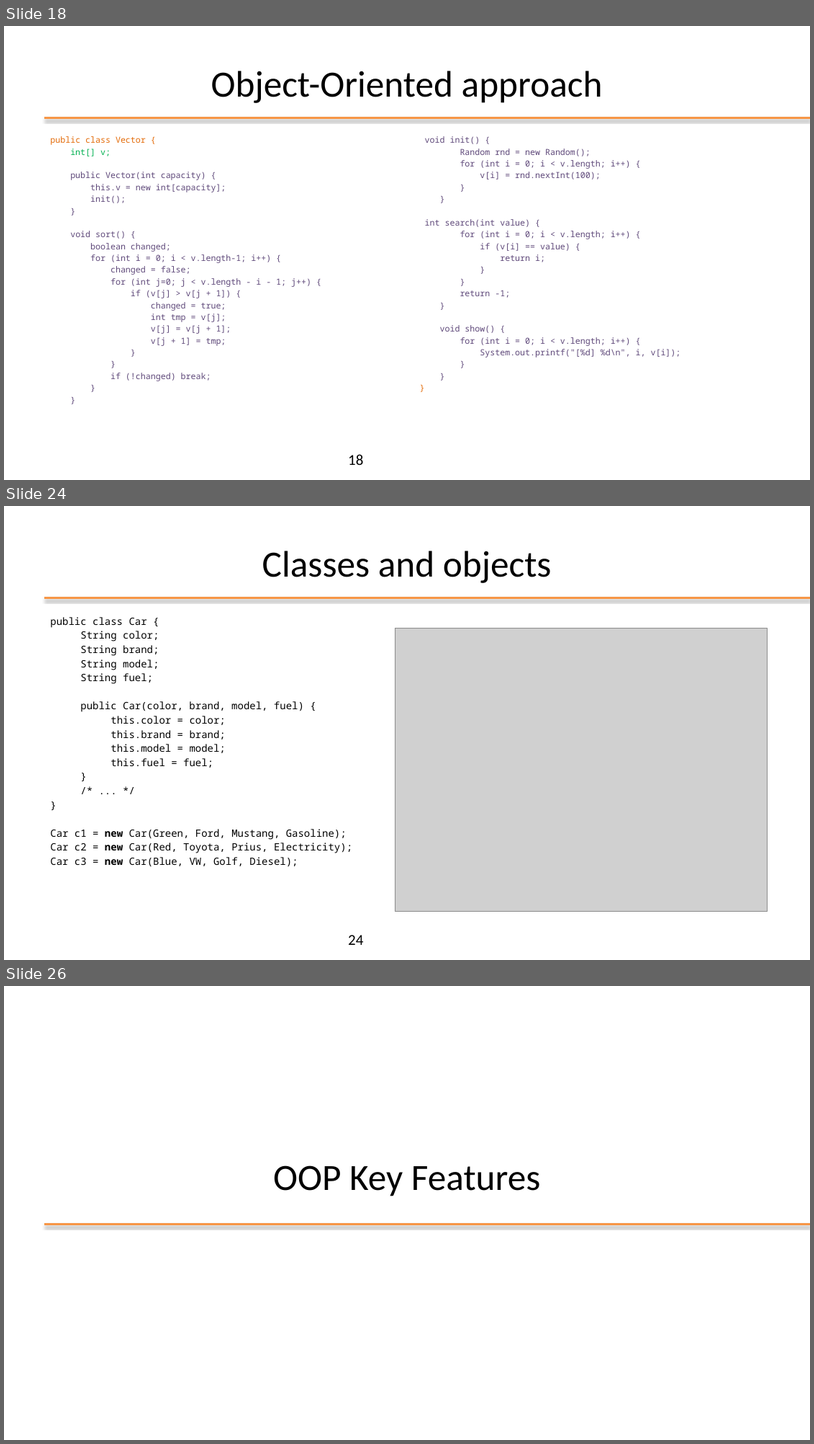
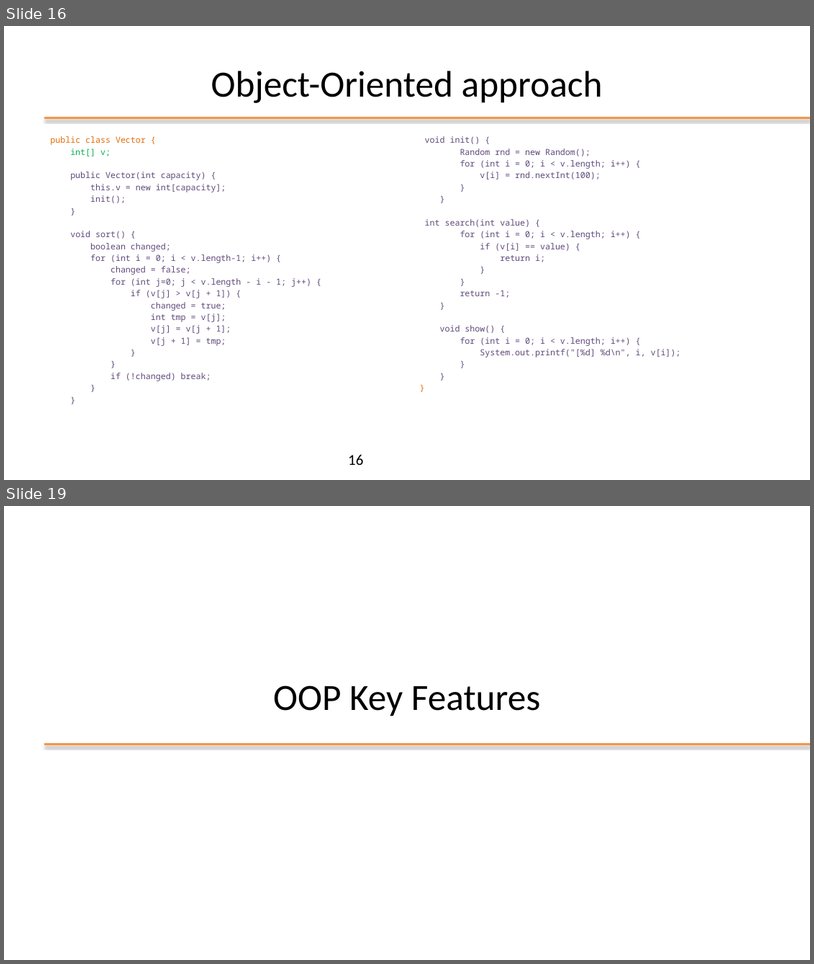
Before and after one commit to plctechnician/ooprogramming, a slide deck: java/slides/ppt/01 - Java From Functions to Objects.pptx. Shown one above the other, each under a label of ours: slides 18, 24 and 26 before the commit, slides 16 and 19 after it; the slides between them are not shown. The pictures are 814x1444 and 814x964 pixels, drawn with LibreOffice and Linux fonts; fonts in the diff are those of the drawing; grey boxes stand for pictures; background and template pictures are left out. Boxes give left, top, right and bottom in pixels: in the first picture for what was removed or moved away, otherwise in the second. Text is boxed around its words. In the diff, an @@ line names an element or a change of style, - is before the commit and + after.

```diff
--- a/java/slides/ppt/01 - Java From Functions to Objects.pptx
+++ b/java/slides/ppt/01 - Java From Functions to Objects.pptx
@@ slide 24 removed at box(4, 506, 810, 960), background #FFFFFF; not listed: 1 template element that a slide beside it also shows @@
@@ title removed at box(262, 551, 552, 583) @@
-Classes and objects
@@ text removed at box(50, 617, 352, 867) @@
-public class Car {
-String color;
-String brand;
-String model;
-String fuel;
-public Car(color, brand, model, fuel) {
-this.color = color;
-this.brand = brand;
-this.model = model;
-this.fuel = fuel;
-}
-/* ... */
-}
-Car c1 = new Car(Green, Ford, Mustang, Gasoline);
-Car c2 = new Car(Red, Toyota, Prius, Electricity);
-Car c3 = new Car(Blue, VW, Golf, Diesel);
@@ picture removed at box(396, 628, 768, 911) @@
@@ page number removed at box(348, 934, 363, 944) @@
-24
@@ what was slide 18 is now slide 16 @@
@@ page number at box(348, 454, 363, 464): text changed @@
-18
+16
@@ what was slide 26 is now slide 19 @@
```
Also in this commit, not shown: 10 slides changed, 1 slide added, 8 other slides removed, 3 other files.
